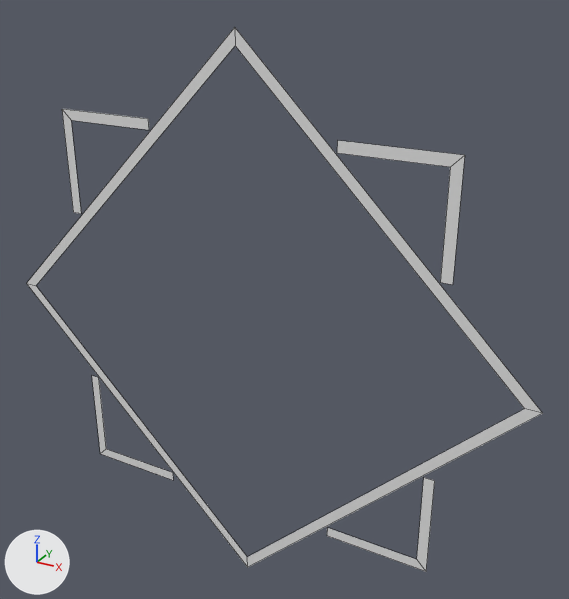
What one commit did to the FBX model SF-1/Models/hud/hud_aamtargetindicator.fbx.
One viewpoint serves both versions: a 50 mm camera at (0.053, -0.084, 0.0493) aimed at (0.0042, 0.0047, 0.0049). The lights are fixed; the arrows at lower left show +X, +Y and +Z. Mesh edges are drawn as thin lines. Where no turn or scale is listed for an object, it has been applied to the vertices.

Before the edit, the objects in view are built like this:
```python
me_plane_013 = bpy.data.meshes.new('Plane.013')
me_plane_013.from_pydata(...)  # 32 vertices, 12 faces; spans x -0.0413..0.0413, y 0.0, z -0.0413..0.0413
# faces by material slot: [8, 4]
me_plane_013.materials.append(mat_material_002)  # white #e7e7e7
me_plane_013.materials.append(mat_material_001)  # white #e7e7e7
ob_hud_aamtargetindicator = bpy.data.objects.new('hud_AAMTargetIndicator', me_plane_013)
ob_hud_aamtargetindicator.location = (0.0, 0.0, 0.0)
```
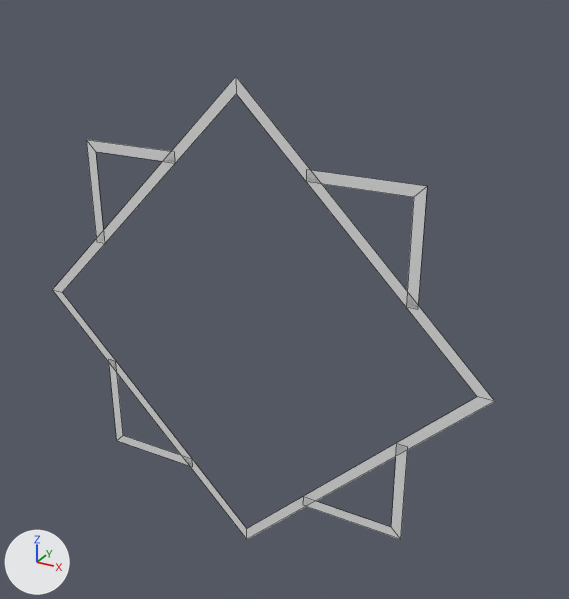
The change, as a diff of the scene's bpy script:
```diff
--- a/SF-1/Models/hud/hud_aamtargetindicator.fbx.py
+++ b/SF-1/Models/hud/hud_aamtargetindicator.fbx.py
@@ me_plane_013 @@
 me_plane_013.from_pydata(...)  # 32 vertices, 12 faces; spans x -0.0413..0.0413, y 0.0, z -0.0413..0.0413
 # used by ob_hud_aamtargetindicator; location = (0.0, 0.0, 0.0)
-me_plane_013.vertices[24].co = (0.0, 0.0, 0.0413)  # pixel (234, 27)
-me_plane_013.vertices[25].co = (0.0413, 0.0, 0.0)  # pixel (542, 413)
-me_plane_013.vertices[26].co = (-0.0413, 0.0, 0.0)  # pixel (26, 283)
-me_plane_013.vertices[27].co = (0.0, 0.0, -0.0413)  # pixel (247, 567)
-me_plane_013.vertices[28].co = (-0.0391, 0.0, 0.0)  # pixel (36, 285)
-me_plane_013.vertices[29].co = (0.0, 0.0, 0.0391)  # pixel (235, 45)
-me_plane_013.vertices[30].co = (0.0391, 0.0, 0.0)  # pixel (524, 408)
-me_plane_013.vertices[31].co = (0.0, 0.0, -0.0391)  # pixel (247, 556)
+# me_plane_013 part 1: the loose piece of 6 vertices spanning x -0.0292..-0.0139, y 0.0, z 0.0139..0.0292 is moved by (0.004, 0.0, -0.004)
+# me_plane_013 part 2: the loose piece of 6 vertices spanning x 0.0139..0.0292, y 0.0, z 0.0139..0.0292 is moved by (-0.004, 0.0, -0.004)
+# me_plane_013 part 3: the loose piece of 6 vertices spanning x -0.0292..-0.0139, y 0.0, z -0.0292..-0.0139 is moved by (0.004, 0.0, 0.004)
+# me_plane_013 part 4: the loose piece of 6 vertices spanning x 0.0139..0.0292, y 0.0, z -0.0292..-0.0139 is moved by (-0.004, 0.0, 0.004)
+# me_plane_013 part 5
+me_plane_013.vertices[24].co = (0.0, 0.0, 0.0356)  # pixel (235, 76)
+me_plane_013.vertices[25].co = (0.0356, 0.0, 0.0)  # pixel (494, 401)
+me_plane_013.vertices[26].co = (-0.0356, 0.0, 0.0)  # pixel (52, 289)
+me_plane_013.vertices[27].co = (0.0, 0.0, -0.0356)  # pixel (246, 539)
+me_plane_013.vertices[28].co = (-0.0335, 0.0, 0.0)  # pixel (62, 292)
+me_plane_013.vertices[29].co = (0.0, 0.0, 0.0335)  # pixel (236, 93)
+me_plane_013.vertices[30].co = (0.0335, 0.0, 0.0)  # pixel (477, 396)
+me_plane_013.vertices[31].co = (0.0, 0.0, -0.0335)  # pixel (246, 528)
 me_plane_013.materials.append(mat_material_002)
```

Where the change shows, as pixel boxes [x1, y1, x2, y2] in the pictures (569 x 599 px; the box of a moved part takes in the faces that stretch with it):
'hud_AAMTargetIndicator', reshaped (14% narrower, 15% shorter): before [26, 27, 543, 572]; after [53, 76, 495, 539]
part 1 of me_plane_013, moved or reshaped: before [62, 109, 149, 214]; after [86, 140, 175, 244]
part 2 of me_plane_013, moved or reshaped: before [337, 140, 465, 285]; after [307, 170, 427, 309]
part 3 of me_plane_013, moved or reshaped: before [92, 376, 173, 480]; after [109, 360, 192, 466]
part 4 of me_plane_013, moved or reshaped: before [327, 478, 435, 572]; after [303, 444, 408, 539]
part 5 of me_plane_013, moved or reshaped: before [26, 27, 543, 567]; after [53, 76, 495, 539]
